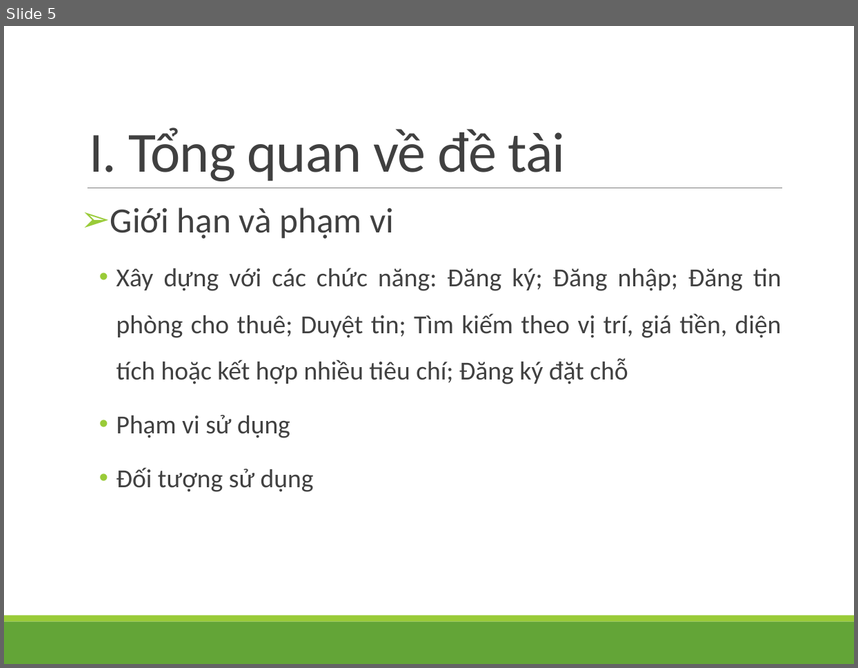
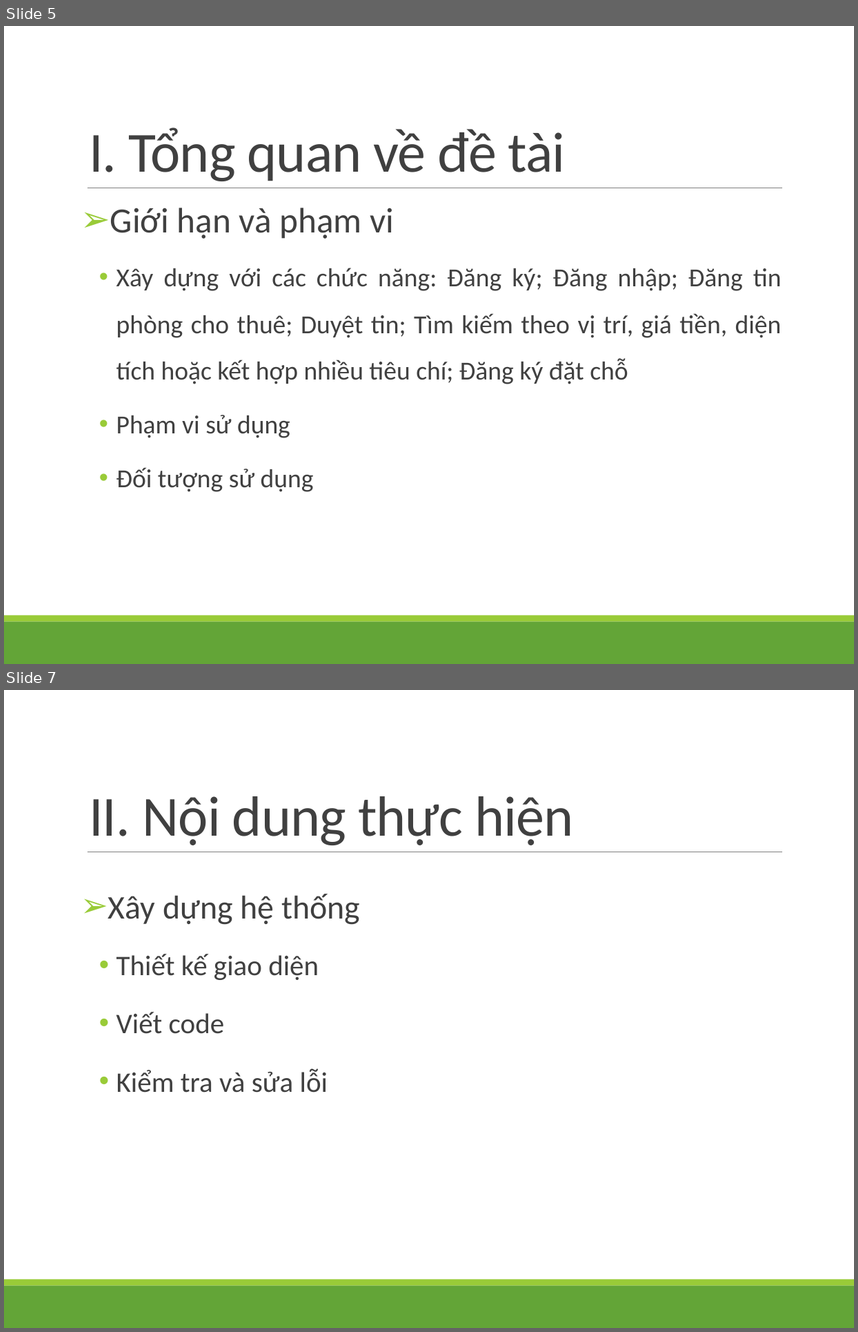
Before and after one commit to anhkhoa289/NhaTro, a slide deck: document/ThuyetMinh/TM.pptx. Shown one above the other, each under a label of ours: slide 5 before the commit, slides 5 and 7 after it; the slides between them are not shown. The pictures are 858x668 and 858x1332 pixels, drawn with LibreOffice and Linux fonts; fonts in the diff are those of the drawing. Boxes give left, top, right and bottom in pixels: in the first picture for what was removed or moved away, otherwise in the second. Text is boxed around its words. In the diff, an @@ line names an element or a change of style, - is before the commit and + after.

```diff
--- a/document/ThuyetMinh/TM.pptx
+++ b/document/ThuyetMinh/TM.pptx
@@ slide 7 added at bbox=[4, 690, 854, 1328], background #FFFFFF; not listed: 3 template elements that a slide beside it also shows @@
@@ title added at bbox=[89, 796, 573, 845], 48 pt, text #404040 @@
+II. Nội dung thực hiện
@@ text added at bbox=[108, 894, 360, 1092], 24 pt, text #404040 @@
+➢ Xây dựng hệ thống
+  • Thiết kế giao diện
+  • Viết code
+  • Kiểm tra và sửa lỗi
```
Also in this commit, not shown: 2 slides changed, 3 other slides added, 1 slide removed, 11 other files.
